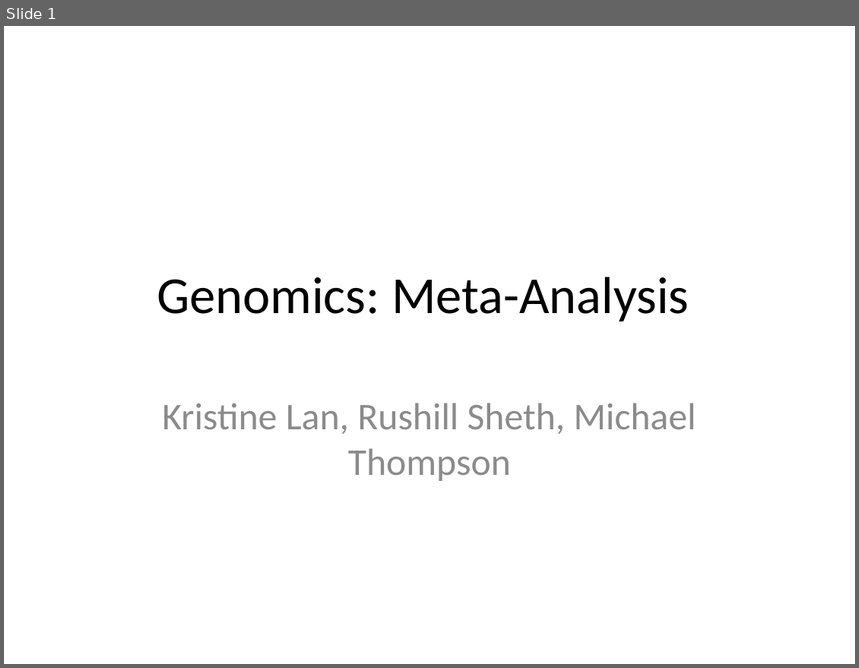
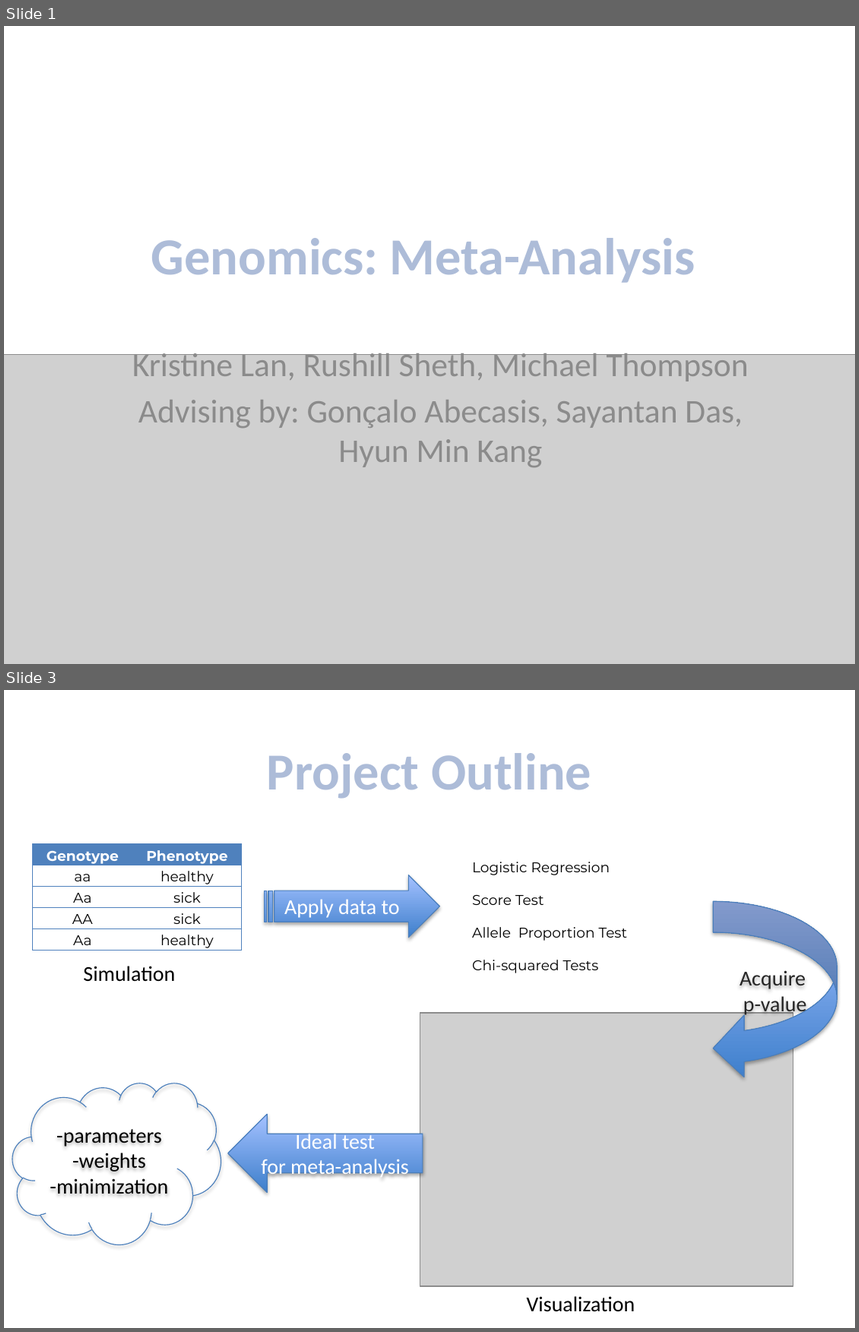
Before and after one commit to lankrist/ph_meta-analysis, a slide deck: meta_analysis_presentation.pptx. Shown one above the other, each under a label of ours: slide 1 before the commit, slides 1 and 3 after it; the slides between them are not shown. The pictures are 859x668 and 859x1332 pixels, drawn with LibreOffice and Linux fonts; fonts in the diff are those of the drawing; grey boxes stand for pictures. Boxes give left, top, right and bottom in pixels: in the first picture for what was removed or moved away, otherwise in the second. Text is boxed around its words. In the diff, an @@ line names an element or a change of style, - is before the commit and + after.

```diff
--- a/meta_analysis_presentation.pptx
+++ b/meta_analysis_presentation.pptx
@@ slide 3 added at (4,690,855,1328), background #FFFFFF @@
@@ title added at (267,753,591,799), 44 pt, text gradient #87B2FF to #3A5F8C, bold @@
+Project Outline
@@ table added at (32,844,241,951), 5 rows, 2 columns @@
+Genotype | Phenotype
+aa | healthy
+Aa | sick
+AA | sick
+Aa | healthy
@@ table added at (471,844,657,977), 4 rows, 1 columns @@
+Logistic Regression
+Score Test
+Allele Proportion Test
+Chi-squared Tests
@@ striped right arrow added at (265,875,439,938), fill gradient #3F80CE to #A4C4FF, outline #4B7EBC 0.75 pt, 18 pt, text #FFFFFF @@
+Apply data to
@@ curved left arrow added at (713,902,837,1080), fill gradient #3F80CE to #A4C4FF, outline #4B7EBC 0.75 pt, 18 pt, text #262626 @@
+Acquire
+p-value
@@ text added at (83,966,175,982), 18 pt, text #000000 @@
+Simulation
@@ picture added at (420,1014,794,1287) @@
@@ cloud added at (12,1083,221,1245), outline #4B7EBC 0.75 pt, 18 pt, text #000000 @@
+-parameters
+-weights
+-minimization
@@ left arrow added at (228,1115,423,1193), fill gradient #3F80CE to #A4C4FF, outline #4B7EBC 0.75 pt, 18 pt, text #FFFFFF @@
+Ideal test
+for meta-analysis
@@ text added at (527,1296,636,1312), 18 pt, text #000000 @@
+Visualization
@@ slide 1 changed as well @@
@@ title "Genomics: Meta-Analysis": place and size @@
-title "Genomics: Meta-Analysis" at (158,277,689,322)
+title "Genomics: Meta-Analysis" at (151,238,695,283)
@@ title "Genomics: Meta-Analysis" at (151,238,695,283): text colour #000000 to gradient #87B2FF to #3A5F8C, letter outline none to #FCFCFD 1.4 pt, bold on @@
@@ subtitle "Kristine Lan, Rushill Sheth, Michael ...": place and size @@
-subtitle "Kristine Lan, Rushill Sheth, Michael ..." at (162,403,696,481)
+subtitle "Kristine Lan, Rushill Sheth, Michael ..." at (132,349,749,468)
@@ picture added at (4,354,855,664) @@
@@ subtitle at (132,349,749,382): size 32 to 28 pt in "Kristine Lan, Rushill Sheth, Michael Thompson" @@
@@ subtitle at (139,400,742,468): paragraph added @@
+Advising by: Gonçalo Abecasis, Sayantan Das, Hyun Min Kang
```
Also in this commit, not shown: 2 other slides changed, 2 other slides added, 2 slides removed, 1 other file.
